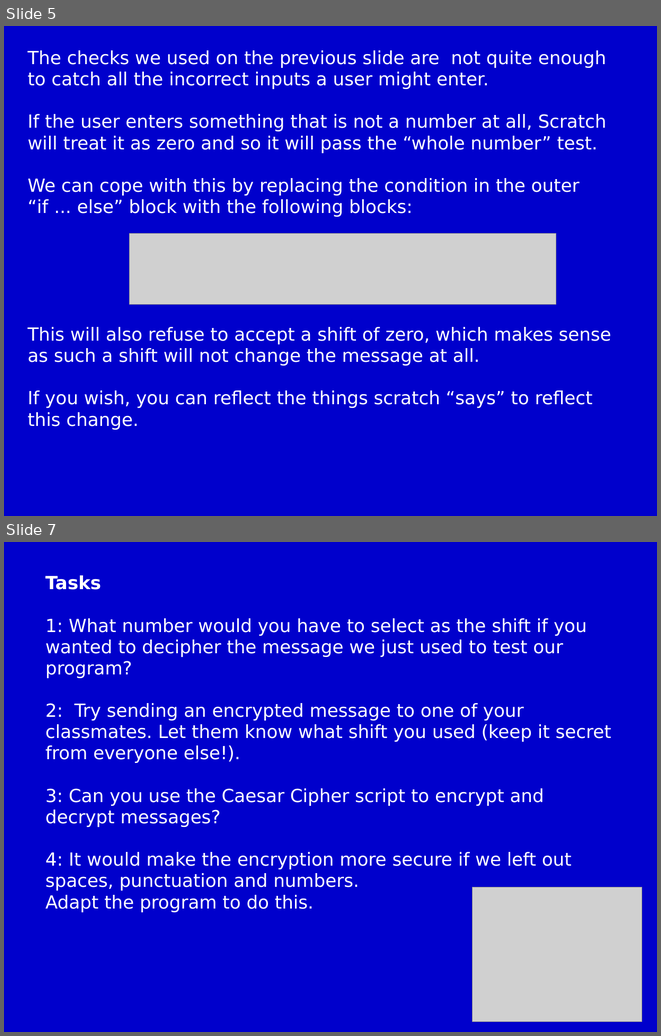
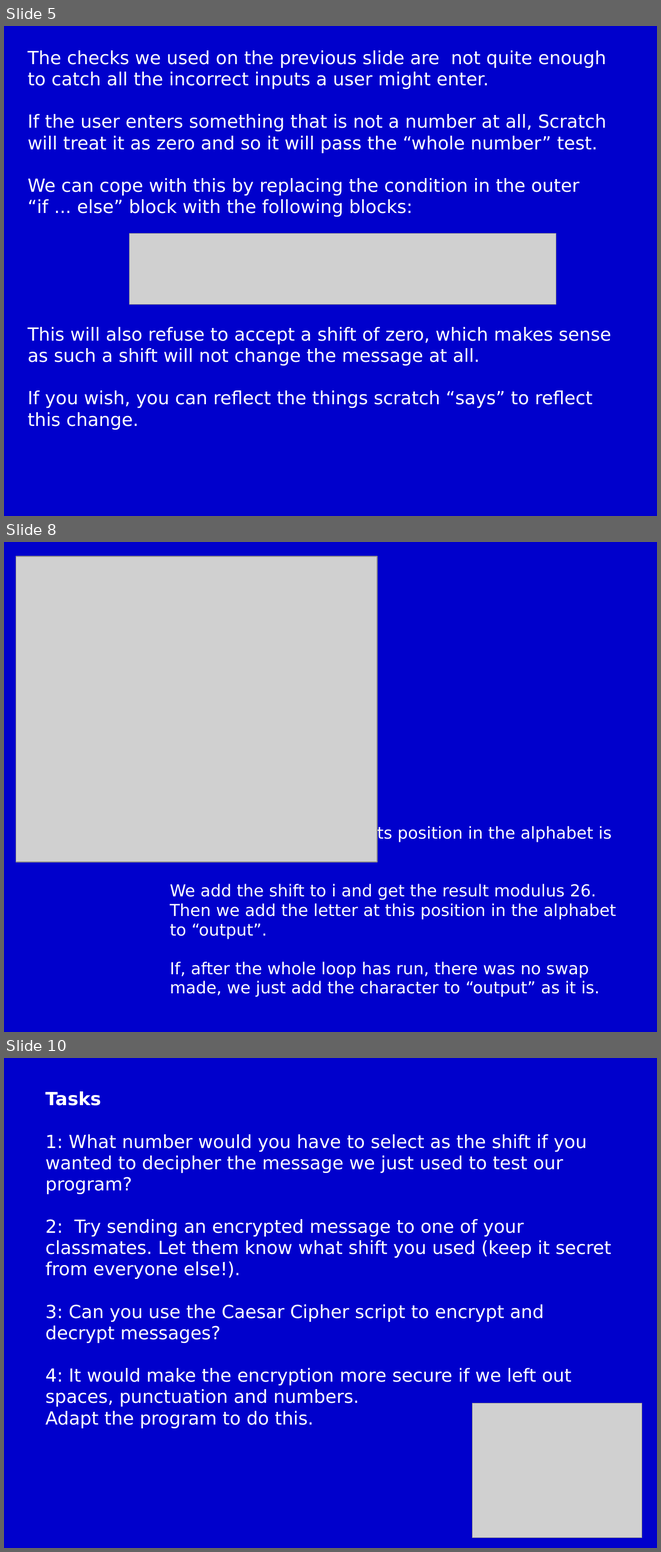
Before and after one commit to m-tranter/cathedral, a slide deck: scratch/scratch8.ppt. Shown one above the other, each under a label of ours: slides 5 and 7 before the commit, slides 5, 8 and 10 after it; the slides between them are not shown. The pictures are 661x1036 and 661x1552 pixels, drawn with LibreOffice and Linux fonts; fonts in the diff are those of the drawing; grey boxes stand for pictures. Boxes give left, top, right and bottom in pixels: in the first picture for what was removed or moved away, otherwise in the second. Text is boxed around its words. In the diff, an @@ line names an element or a change of style, - is before the commit and + after.

```diff
--- a/scratch/scratch8.ppt
+++ b/scratch/scratch8.ppt
@@ slide 8 added at [4,542,657,1032], background #0000CC @@
@@ picture added at [16,556,377,862] @@
@@ text added at [170,825,616,997], 20 pt, text #FFFFFF @@
+If we find the character, its position in the alphabet is “i”.
+We add the shift to i and get the result modulus 26. Then we add the letter at this position in the alphabet to “output”.
+If, after the whole loop has run, there was no swap made, we just add the character to “output” as it is.
@@ what was slide 7 is now slide 10 @@
```
Also in this commit, not shown: 1 slide changed, 2 other slides added, 8 other files.
